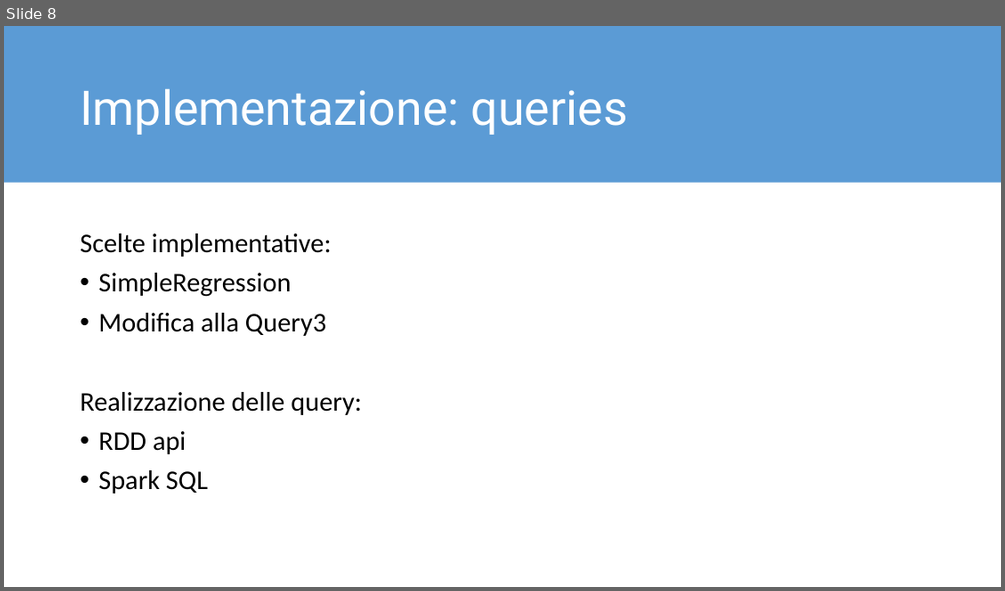
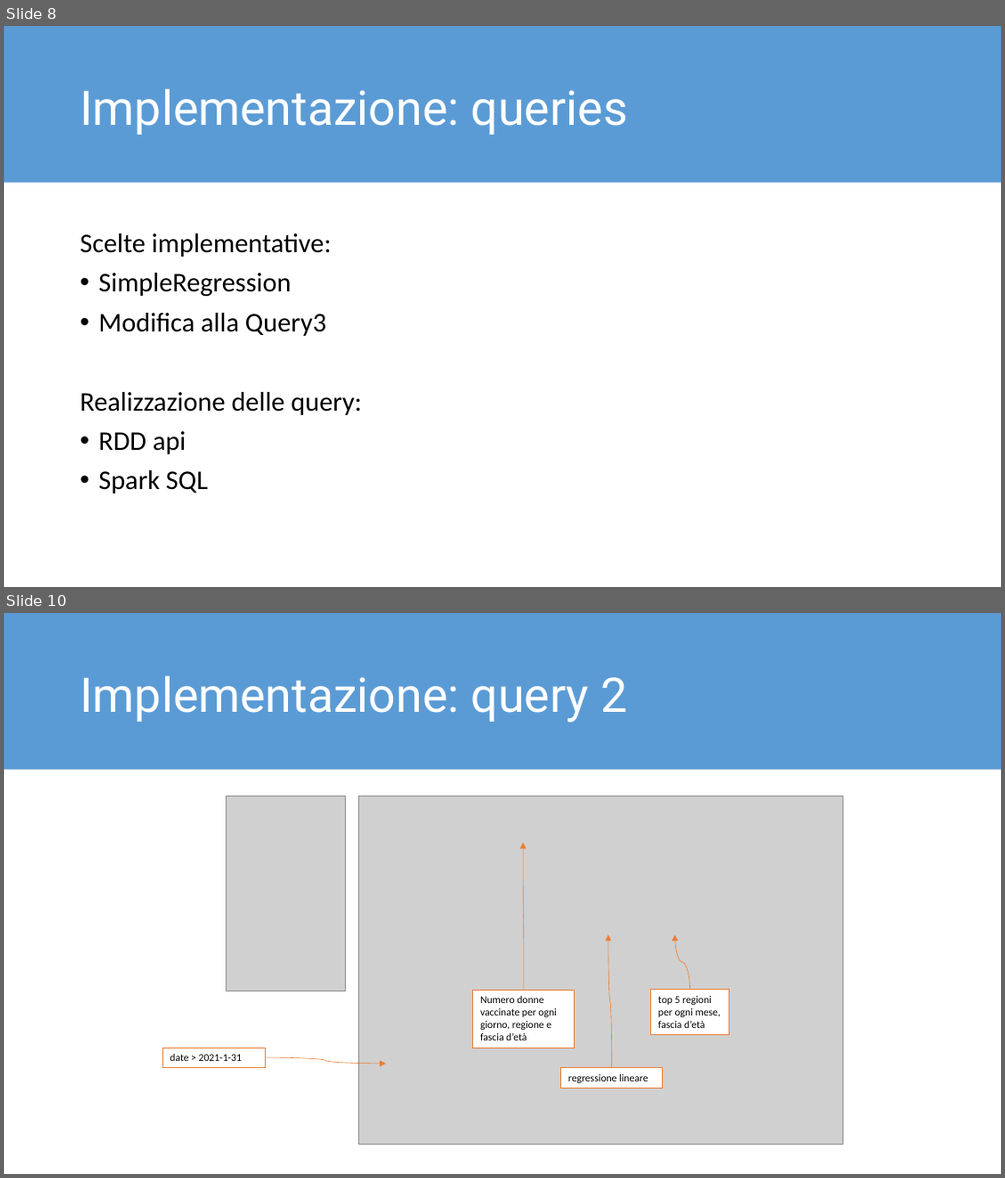
Before and after one commit to Alefanfi/SABD, a slide deck: relazione/presentazione.pptx. Shown one above the other, each under a label of ours: slide 8 before the commit, slides 8 and 10 after it; the slides between them are not shown. The pictures are 1005x591 and 1005x1178 pixels, drawn with LibreOffice and Linux fonts; fonts in the diff are those of the drawing; grey boxes stand for pictures. Boxes give left, top, right and bottom in pixels: in the first picture for what was removed or moved away, otherwise in the second. Text is boxed around its words. In the diff, an @@ line names an element or a change of style, - is before the commit and + after.

```diff
--- a/relazione/presentazione.pptx
+++ b/relazione/presentazione.pptx
@@ slide 10 added at (x1=4, y1=613, x2=1001, y2=1174), background #FFFFFF @@
@@ rectangle added at (x1=4, y1=613, x2=1001, y2=770), fill #5B9BD5 @@
@@ title added at (x1=80, y1=675, x2=628, y2=722), 46 pt, text #FFFFFF @@
+Implementazione: query 2
@@ picture added at (x1=226, y1=796, x2=345, y2=990) @@
@@ picture added at (x1=358, y1=796, x2=842, y2=1144) @@
@@ curved arrow added from (524, 989) to (523, 843), #ED7D31 0.5 pt @@
@@ curved arrow added from (612, 1068) to (608, 934), #ED7D31 0.5 pt @@
@@ curved arrow added from (689, 989) to (675, 934), #ED7D31 0.5 pt @@
@@ rectangle added at (x1=473, y1=989, x2=574, y2=1047), fill #FFFFFF, outline #ED7D31 1 pt, 10 pt, text #000000 @@
+Numero donne vaccinate per ogni giorno, regione e fascia d’età
@@ rectangle added at (x1=651, y1=989, x2=728, y2=1035), fill #FFFFFF, outline #ED7D31 1 pt, 10 pt, text #000000 @@
+top 5 regioni per ogni mese, fascia d’età
@@ rectangle added at (x1=162, y1=1047, x2=265, y2=1068), fill #FFFFFF, outline #ED7D31 1 pt, 10 pt, text #000000 @@
+date > 2021-1-31
@@ curved arrow added from (266, 1057) to (386, 1063), #ED7D31 0.5 pt @@
@@ rectangle added at (x1=561, y1=1068, x2=663, y2=1088), fill #FFFFFF, outline #ED7D31 1 pt, 10 pt, text #000000 @@
+regressione lineare
```
Also in this commit, not shown: 1 slide changed, 3 other slides added, 2 other files.
